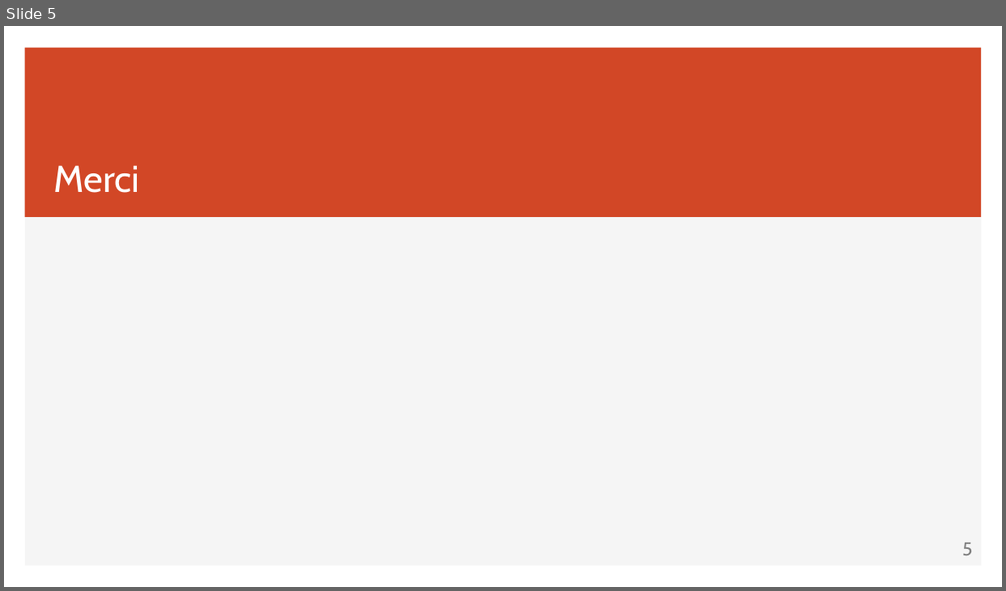
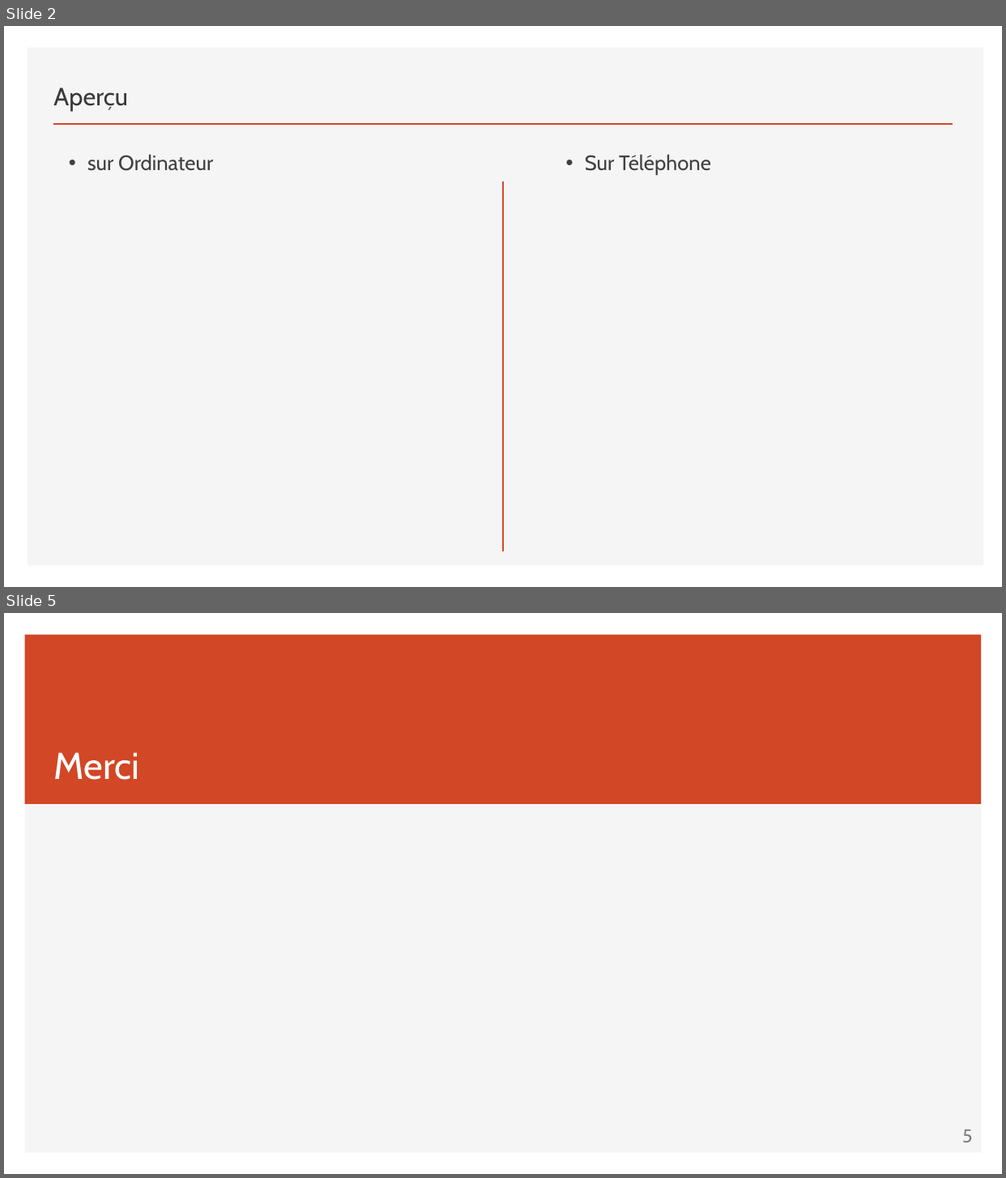
Before and after one commit to IAmFrench/slot-machine-in-javascript-2017, a slide deck: presentation/Slot Machine.pptx. Shown one above the other, each under a label of ours: slide 5 before the commit, slides 2 and 5 after it; the slides between them are not shown. The pictures are 1006x591 and 1006x1178 pixels, drawn with LibreOffice and Linux fonts; fonts in the diff are those of the drawing. Boxes give left, top, right and bottom in pixels: in the first picture for what was removed or moved away, otherwise in the second. Text is boxed around its words. In the diff, an @@ line names an element or a change of style, - is before the commit and + after.

```diff
--- a/presentation/Slot Machine.pptx
+++ b/presentation/Slot Machine.pptx
@@ slide 2 added at (4, 26, 1002, 587), background #FFFFFF @@
@@ rectangle added at (27, 48, 984, 566), fill #F5F5F5 @@
@@ text added at (53, 88, 127, 111), 24 pt, text #3B3838 @@
+Aperçu
@@ line added from (53, 124) to (953, 124), #D24726 2 pt @@
@@ text added at (87, 154, 213, 171), 20 pt, text #404040 @@
+• sur Ordinateur
@@ text added at (585, 154, 711, 175), 20 pt, text #404040 @@
+• Sur Téléphone
@@ line added from (503, 182) to (503, 552), #D24726 1.5 pt @@
```
Also in this commit, not shown: 2 slides changed, 1 other slide added, 2 slides removed.
